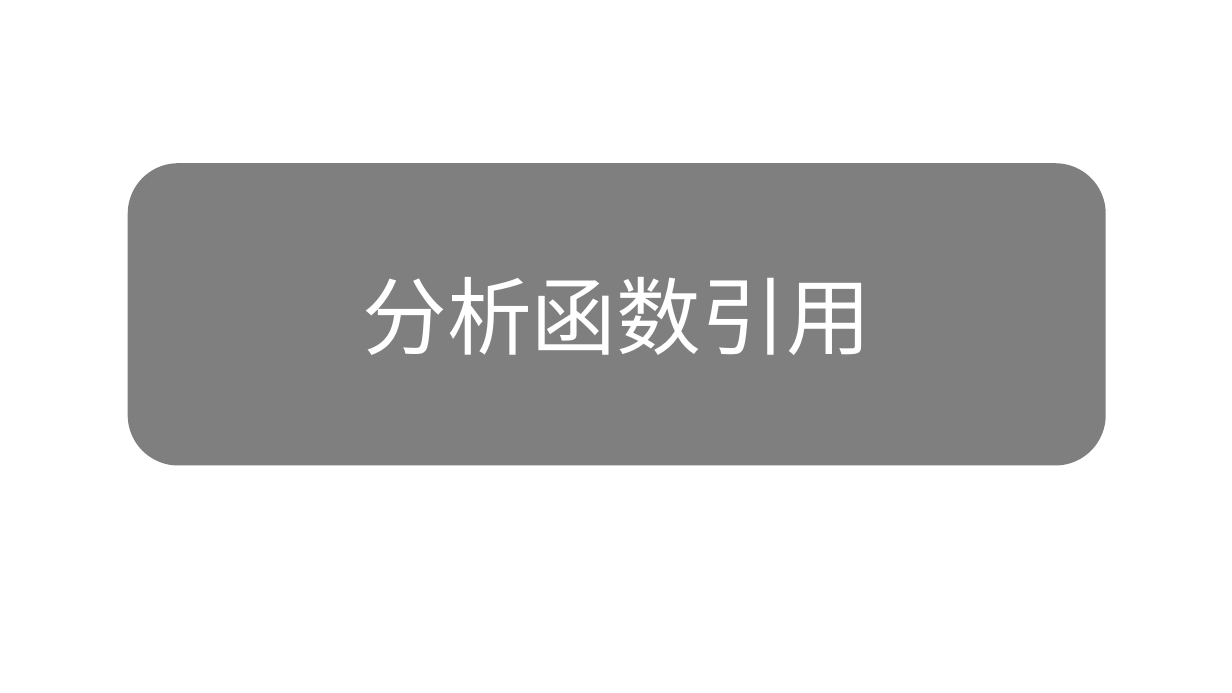
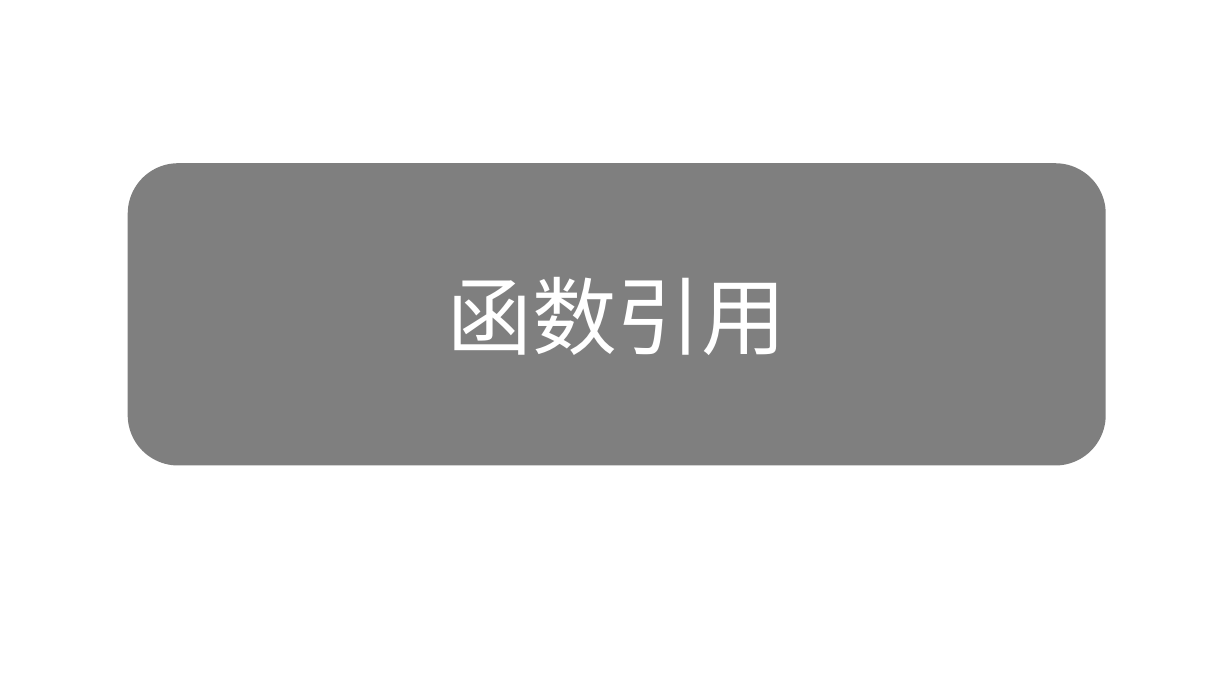
Before and after one commit to ZQF-ReVN/VN_Localization_Tutorials, a slide deck: slide 26 of Gal汉化分析/封包结构逆向/[Gal汉化分析] 封包逆向初步.pptx. Drawn at 1232x693 pixels with LibreOffice and Linux fonts; fonts in the diff are those of the drawing; background and template pictures are left out. Boxes give left, top, right and bottom in pixels: in the first picture for what was removed or moved away, otherwise in the second. Text is boxed around its words. In the diff, an @@ line names an element or a change of style, - is before the commit and + after.

```diff
--- a/Gal汉化分析/封包结构逆向/[Gal汉化分析] 封包逆向初步.pptx
+++ b/Gal汉化分析/封包结构逆向/[Gal汉化分析] 封包逆向初步.pptx
@@ text in rounded rectangle at [447,277,786,355]: text changed @@
-分析函数引用
+函数引用
```
Also in this commit, not shown: 9 other slides changed.
